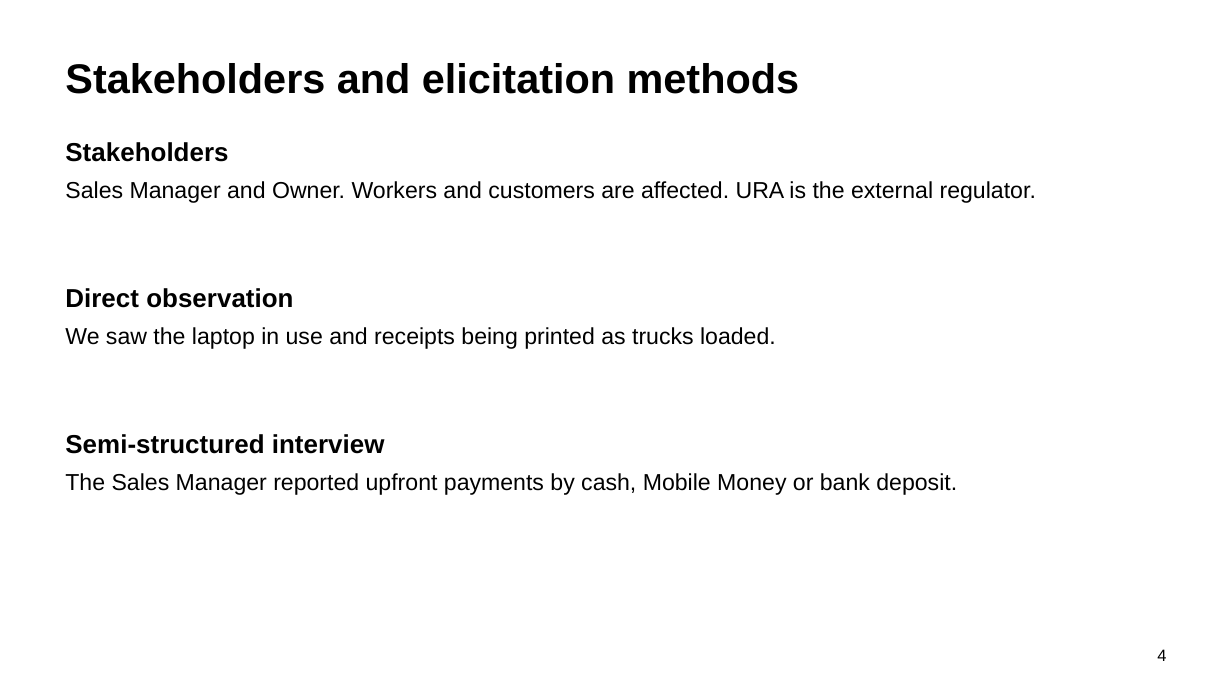
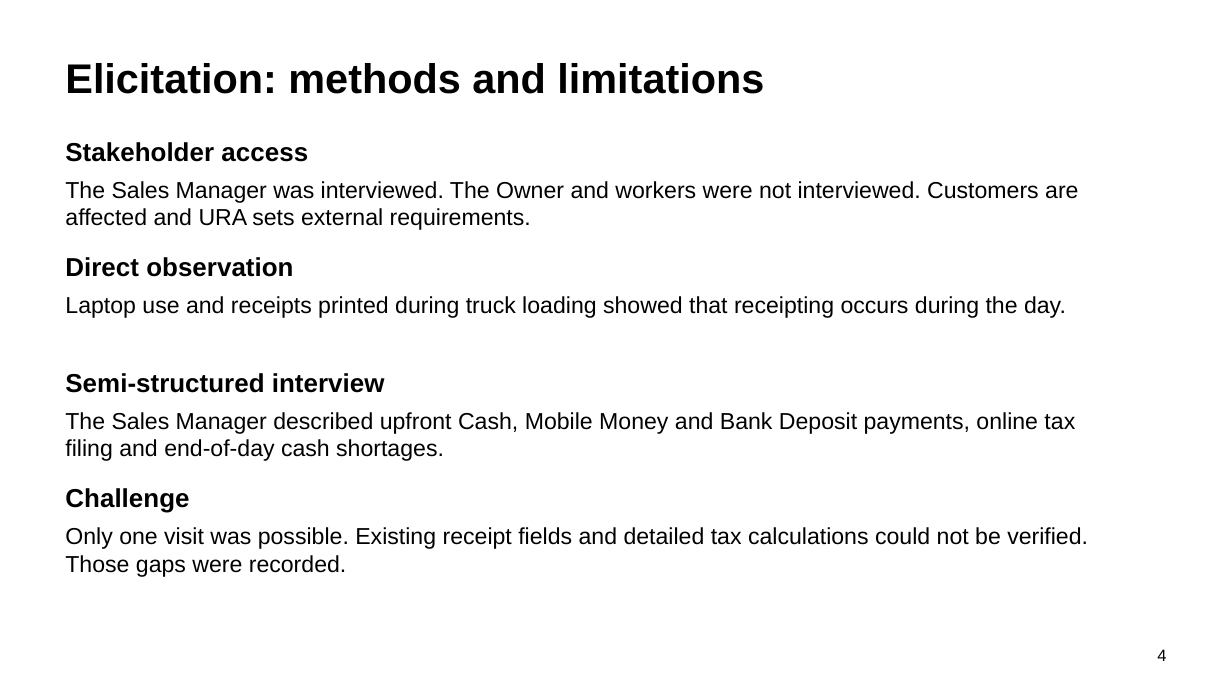
Before and after one commit to mugmarp/requirements-engineering-project-exercise, a slide deck: slide 4 of project_deliverables/PhaseFinal_Grand-Project-Presentation.pptx. Drawn at 1232x693 pixels with LibreOffice and Linux fonts; fonts in the diff are those of the drawing. Boxes give left, top, right and bottom in pixels: in the first picture for what was removed or moved away, otherwise in the second. Text is boxed around its words. In the diff, an @@ line names an element or a change of style, - is before the commit and + after.

```diff
--- a/project_deliverables/PhaseFinal_Grand-Project-Presentation.pptx
+++ b/project_deliverables/PhaseFinal_Grand-Project-Presentation.pptx
@@ text at box(65, 63, 764, 94): text changed @@
-Stakeholders and elicitation methods
+Elicitation: methods and limitations
@@ text at box(65, 142, 308, 162): text changed @@
-Stakeholders
+Stakeholder access
@@ text at box(65, 181, 1078, 230): text changed @@
-Sales Manager and Owner. Workers and customers are affected. URA is the external regulator.
+The Sales Manager was interviewed. The Owner and workers were not interviewed. Customers are affected and URA sets external requirements.
@@ text "Direct observation": place and size @@
-text "Direct observation" at box(65, 288, 293, 308)
+text "Direct observation" at box(65, 257, 293, 277)
@@ text at box(65, 296, 1066, 318): text changed @@
-We saw the laptop in use and receipts being printed as trucks loaded.
+Laptop use and receipts printed during truck loading showed that receipting occurs during the day.
@@ text "Semi-structured interview": place and size @@
-text "Semi-structured interview" at box(65, 434, 385, 454)
+text "Semi-structured interview" at box(65, 373, 385, 393)
@@ text at box(65, 412, 1075, 461): text changed @@
-The Sales Manager reported upfront payments by cash, Mobile Money or bank deposit.
+The Sales Manager described upfront Cash, Mobile Money and Bank Deposit payments, online tax filing and end-of-day cash shortages.
@@ text added at box(65, 488, 189, 513), 20.2 pt, text #000000, bold @@
+Challenge
@@ text added at box(65, 527, 1088, 577), 18 pt, text #000000 @@
+Only one visit was possible. Existing receipt fields and detailed tax calculations could not be verified. Those gaps were recorded.
```
Also in this commit, not shown: 5 other slides changed, 2 slides added, 2 slides removed, 6 other files.
